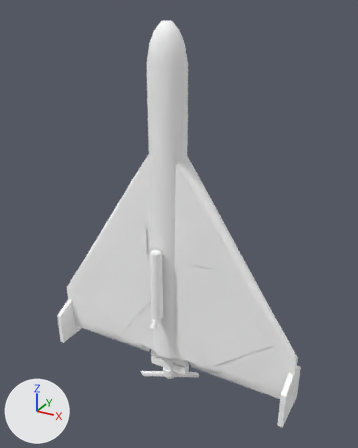
The OBJ model src/main/resources/assets/wfballistics/raw_models/missiles/shahedjarty_body.obj, before and after one commit.
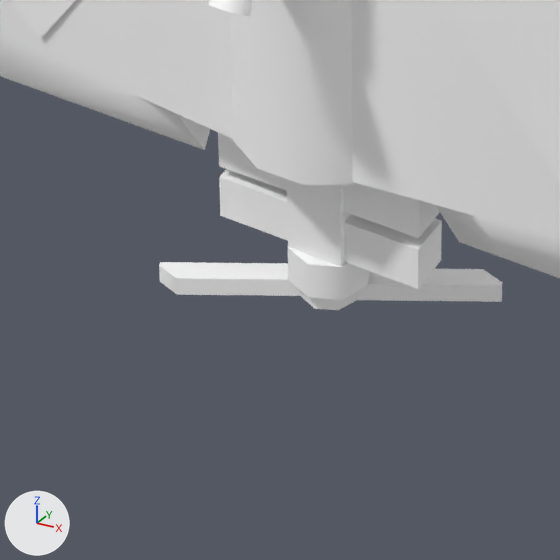
Old and new are each drawn whole from a 50 mm camera at (4.82, -7.53, 8.23) aimed at (0.23, 0.81, 4.06) and again close up on the part from 32% to 58% of the width and 73% to 94% of the height. Arrows for +X, +Y and +Z are at lower left; the lights stay in place. The first two pictures are the older version. Where no turn or scale is listed for an object, it has been applied to the vertices.

Names of what the first close-up shows: 'Plane.005', 'Plane.006', 'chudhed-136', 'motor', 'prop' and 1 more.
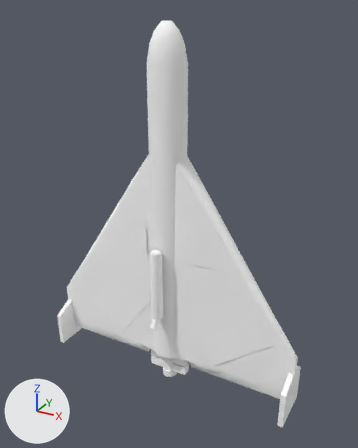
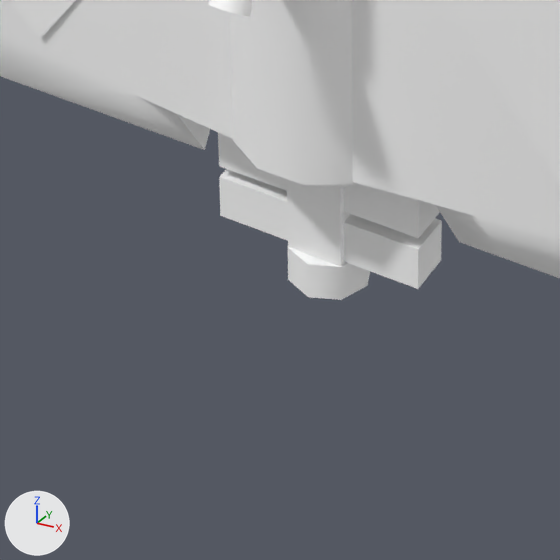
Changed parts and their boxes (x1, y1, x2, y2) in the close-ups (560 x 560 px):
'prop', deleted
    before: (159, 262, 502, 310)

The change, as a list of edits to the scene's bpy script:
```text
Remove ob_prop:
    ob_prop = bpy.data.objects.new('prop', me_prop)
    ob_prop.location = (0.0, 0.0, 0.0)
```
